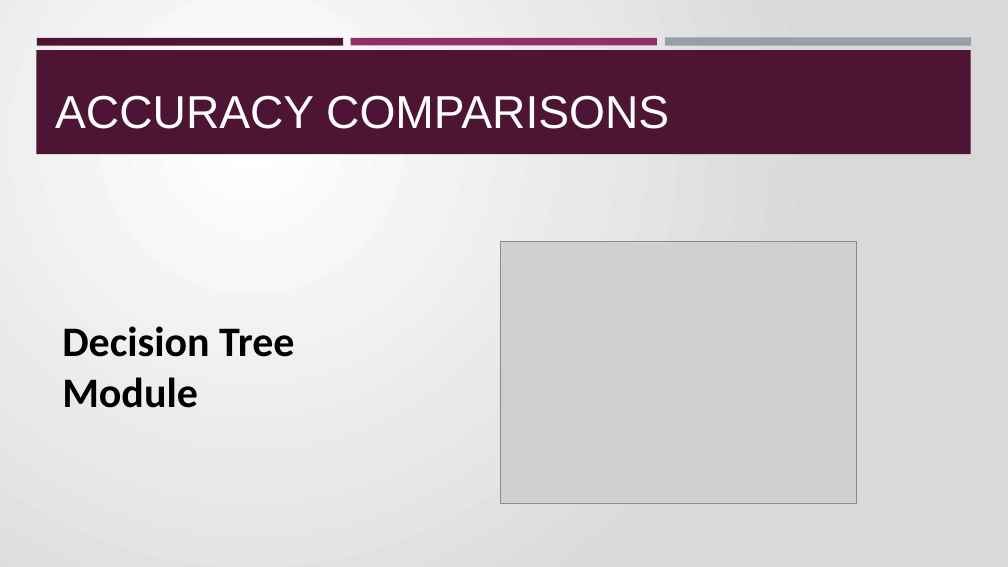
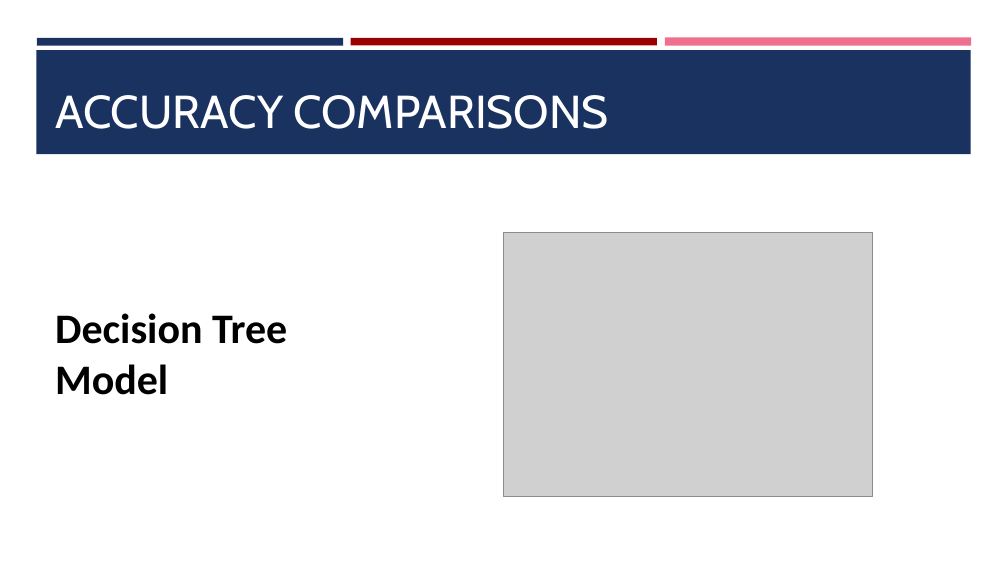
Before and after one commit to candidamg/Brain_Stroke_Prediction, a slide deck: slide 6 of Brain_Stroke_PP.pptx (slide 7 before the commit). Drawn at 1008x567 pixels with LibreOffice and Linux fonts; fonts in the diff are those of the drawing; grey boxes stand for pictures; background and template pictures are left out. Boxes give left, top, right and bottom in pixels: in the first picture for what was removed or moved away, otherwise in the second. Text is boxed around its words. In the diff, an @@ line names an element or a change of style, - is before the commit and + after.

```diff
--- a/Brain_Stroke_PP.pptx
+++ b/Brain_Stroke_PP.pptx
@@ background gradient #FFFFFF to #D9D9D9 to #FFFFFF @@
@@ rectangle at (36, 50, 971, 154): fill #4D1434 to #1A3260 @@
@@ rectangle at (37, 38, 343, 45): fill #4D1434 to #1A3260 @@
@@ rectangle at (351, 38, 657, 45): fill #903163 to #990000 @@
@@ rectangle at (665, 38, 971, 46): fill #969FA7 to #EE708E @@
@@ title "ACCURACY COMPARISONS" at (55, 95, 609, 129): font Arial to Cabin @@
@@ picture: place and size @@
-picture at (501, 242, 857, 504)
+picture at (504, 232, 873, 496)
@@ text at (55, 313, 287, 395): text changed @@
-Decision Tree Module
+Decision Tree Model
```
Also in this commit, not shown: 6 other slides changed, 8 slides added, 7 slides removed.
